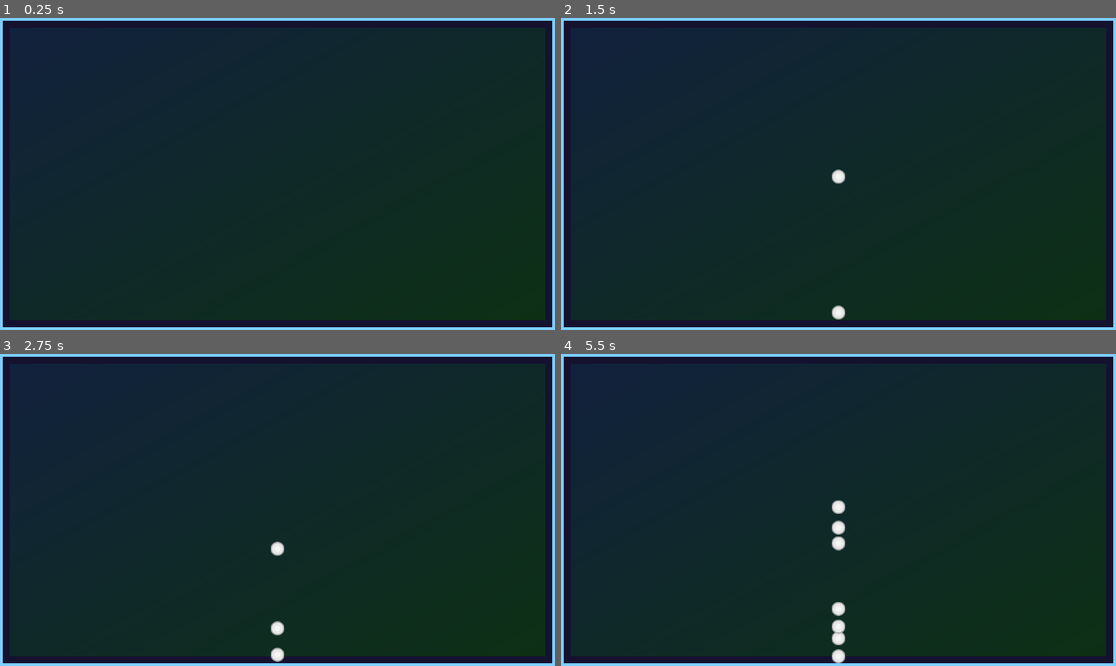
Above: before the commit, frames 1-4 (two rows, left to right).
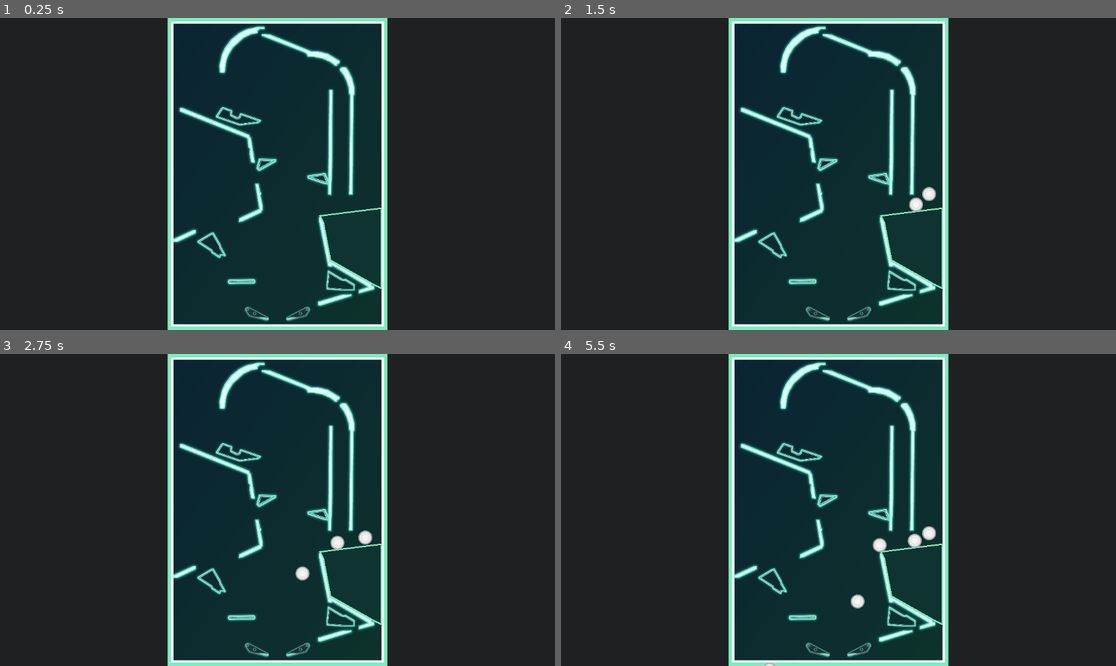
Above: after the commit, the same moments.

Repository: yclobb/Pinb.
Game: Godot game, scene res://node_2d.tscn
Two runs of this game, one before a commit and one after it. Both use one fixed random seed, a clock stepped at 60 frames per second and the inputs below.
Inputs (mouse positions are in pixels of both pictures, inside the frame that each line leads up to):
- Up to frame 1 (0.25 s): no input
- Up to frame 2 (1.5 s): tap Enter at 0.5 s; move the mouse to (960, 158) at 0.52 s; hold D (rightflipper, bound only after the commit) 0.53-1.28 s; tap S (spawnball) at 0.6, 1.35 s; click (960, 158) at 0.67 s; move the mouse to (727, 189) at 1.27 s; hold Down from 1.28 s (still down)
- Up to frame 3 (2.75 s): move the mouse to (333, 441) at 2.02 s; release Down at 2.03 s; hold D (rightflipper, bound only after the commit) from 2.03 s (still down); tap Alt at 2.1 s; tap S (spawnball) at 2.3 s
- Up to frame 4 (5.5 s): move the mouse to (810, 572) at 2.77 s; release D (rightflipper, bound only after the commit) at 2.78 s; hold W (upflipper, bound only after the commit) 2.78-3.53 s; tap Shift at 2.85 s; click (810, 572) at 2.92 s; tap S (spawnball) at 3.05, 3.6, 4.35, 5.3 s; move the mouse to (1005, 556) at 3.52 s; hold A (leftflipper, bound only after the commit) 3.53-5.03 s; move the mouse to (672, 463) at 4.27 s; move the mouse to (866, 510) at 5.02 s; hold Down from 5.03 s (still down); tap Alt at 5.1 s; click (866, 510) at 5.17 s

The runs differ from the first frame. In frame 1, 12% of the frame differs, in the area x 0-100%, y 0-100%; in frame 2, 13%; in frame 3, 13%; in frame 4, 13%.
Error after the commit: Invalid operands 'Vector2' and 'int' in operator '<'. (res://scripts/spawnpinball.gd:16)

Commit message:
err more stuff like first working flipper and expanded layout and some

Diff:
--- a/flipper.tscn
+++ b/flipper.tscn
@@ -1,13 +1,18 @@
-[gd_scene format=3]
+[gd_scene format=3 uid="uid://swkhbp0ovqi0"]
 
-[ext_resource type="Script" path="res://scripts/flipper.gd" id="1_62qx3"]
-[ext_resource type="Texture2D" path="res://art/parts/flipper.png" id="2_mhtlv"]
+[ext_resource type="Script" uid="uid://w7047blxwqq2" path="res://flippermovement.gd" id="1_62qx3"]
+[ext_resource type="Texture2D" uid="uid://bt40ker1oir23" path="res://art/parts/flipper.png" id="2_mhtlv"]
 
 [node name="Flipper" type="AnimatableBody2D" unique_id=1952625933]
 script = ExtResource("1_62qx3")
 
 [node name="Art" type="Sprite2D" parent="." unique_id=778529367]
+texture_filter = 4
+rotation = 0.37176
+scale = Vector2(0.033473, 0.033473)
 texture = ExtResource("2_mhtlv")
+centered = false
+offset = Vector2(-245, -331)
 
 [node name="Shape" type="CollisionPolygon2D" parent="." unique_id=1292365220]
-polygon = PackedVector2Array(8, -142, -40, -136, -45, -136, -80, -118, -82, -118, -128, -78, -129, -78, -147, -7, -148, -7, -148, 47, -148, 68, -129, 128, -129, 131, -65, 198, -65, 199, 123, 299, 125, 299, 194, 358, 194, 359, 232, 376, 232, 377, 1028, 294, 1037, 294, 1328, 255, 1333, 255, 1397, 227, 1398, 227, 1413, 201, 1414, 201, 1431, 135, 1432, 135, 1430, 84, 1430, 79, 1410, 47, 1410, 45, 1362, 10, 1362, 9, 1300, -5, 1300, -6, 383, -106, 366, -106, 170, -135, 170, -136, 8, -143)
+polygon = PackedVector2Array(-4.83, -1.71, -5.29, -0.55, -5.42, 0.18, -5.46, 0.82, -5.41, 1.7, -5.29, 2.24, -5.12, 2.81, -4.81, 3.51, -4.22, 4.46, 2.63, 14.53, 38.15, 24.04, 38.82, 24.12, 39.69, 24.06, 40.32, 23.91, 40.92, 23.68, 41.48, 23.36, 42.17, 22.76, 42.58, 22.27, 42.87, 21.82, 43.1, 21.3, 43.35, 20.31, 43.39, 19.76, 43.24, 18.66, 42.84, 17.64, 42.41, 17, 41.98, 16.54, 41.43, 16.12, 2.75, -4.1, 1.66, -4.53, 0.89, -4.69, -0.03, -4.72, -0.7, -4.66, -1.62, -4.44, -2.57, -4.02, -3.45, -3.39, -4.02, -2.87, -4.43, -2.38)
--- /dev/null
+++ b/flippermovement.gd
@@ -0,0 +1,32 @@
+extends AnimatableBody2D
+@export var hitrange = 50.0
+@export var fliptime = 0.09
+@export var fdirection = "leftflipper" #set to rightflipper if faste right obv
+var flipping = false
+var tween: Tween
+# Called when the node enters the scene tree for the first time.
+func _ready() -> void:
+	pass # Replace with function body.
+
+
+# Called every frame. 'delta' is the elapsed time since the previous frame.
+func _physics_process(delta: float) -> void:
+	if flipping == false:
+		if Input.is_action_pressed("upflipper"):   # one key flips both; fdirection still says which side this flipper is
+			flipping = true
+			if fdirection == "leftflipper":
+				swing(-deg_to_rad(hitrange))
+			elif fdirection == 'rightflipper':
+				swing(+deg_to_rad(hitrange))
+	else:
+		if not Input.is_action_pressed("upflipper"):
+			flipping = false
+			swing(0.0)
+func swing(target: float) -> void:
+	if tween:
+		tween.kill()
+	var time = fliptime * abs(target - rotation) / deg_to_rad(hitrange)
+	tween = create_tween()
+	tween.set_process_mode(Tween.TWEEN_PROCESS_PHYSICS)
+	tween.set_trans(Tween.TRANS_SINE).set_ease(Tween.EASE_IN_OUT)
+	tween.tween_property(self, 'rotation', target, time)
--- /dev/null
+++ b/flippermovement_leftright.gd
@@ -0,0 +1,32 @@
+extends AnimatableBody2D
+@export var hitrange = 50.0
+@export var fliptime = 0.09
+@export var fdirection = "leftflipper" #set to rightflipper if faste right obv
+var flipping = false
+var tween: Tween
+# Called when the node enters the scene tree for the first time.
+func _ready() -> void:
+	pass # Replace with function body.
+
+
+# Called every frame. 'delta' is the elapsed time since the previous frame.
+func _physics_process(delta: float) -> void:
+	if flipping == false:
+		if Input.is_action_pressed(fdirection):
+			flipping = true
+			if fdirection == "leftflipper":
+				swing(-deg_to_rad(hitrange))
+			elif fdirection == 'rightflipper':
+				swing(deg_to_rad(hitrange))
+	else:
+		if not Input.is_action_pressed(fdirection):
+			flipping = false
+			swing(0.0)
+func swing(target: float) -> void:
+	if tween:
+		tween.kill()
+	var time = fliptime * abs(target - rotation) / deg_to_rad(hitrange)
+	tween = create_tween()
+	tween.set_process_mode(Tween.TWEEN_PROCESS_PHYSICS)
+	tween.set_trans(Tween.TRANS_SINE).set_ease(Tween.EASE_IN_OUT)
+	tween.tween_property(self, 'rotation', target, time)
--- a/node_2d.tscn
+++ b/node_2d.tscn
@@ -1,9 +1,26 @@
 [gd_scene format=3 uid="uid://dovvau8mc6bqx"]
 
 [ext_resource type="Script" uid="uid://8q30xp6pf0r1" path="res://scripts/spawnpinball.gd" id="1_wtcfe"]
+[ext_resource type="PackedScene" path="res://parts/fill_r.tscn" id="t_fill_r"]
+[ext_resource type="PackedScene" path="res://parts/fin_l.tscn" id="t_fin_l"]
+[ext_resource type="PackedScene" path="res://parts/fin_r.tscn" id="t_fin_r"]
+[ext_resource type="PackedScene" uid="uid://swkhbp0ovqi0" path="res://flipper.tscn" id="t_flipper"]
+[ext_resource type="PackedScene" path="res://parts/kicker_l.tscn" id="t_kicker_l"]
+[ext_resource type="PackedScene" path="res://parts/kicker_r.tscn" id="t_kicker_r"]
+[ext_resource type="PackedScene" path="res://parts/kicker_tl.tscn" id="t_kicker_tl"]
+[ext_resource type="PackedScene" path="res://parts/wall_1.tscn" id="t_wall_1"]
+[ext_resource type="PackedScene" path="res://parts/wall_2.tscn" id="t_wall_2"]
+[ext_resource type="PackedScene" path="res://parts/wall_3.tscn" id="t_wall_3"]
+[ext_resource type="PackedScene" path="res://parts/wall_4.tscn" id="t_wall_4"]
+[ext_resource type="PackedScene" path="res://parts/wall_5.tscn" id="t_wall_5"]
+[ext_resource type="PackedScene" path="res://parts/wall_6.tscn" id="t_wall_6"]
+[ext_resource type="PackedScene" path="res://parts/wall_7.tscn" id="t_wall_7"]
+[ext_resource type="PackedScene" path="res://parts/wall_8.tscn" id="t_wall_8"]
+[ext_resource type="PackedScene" path="res://parts/wall_9.tscn" id="t_wall_9"]
+[ext_resource type="PackedScene" path="res://parts/windmill.tscn" id="t_windmill"]
 
 [sub_resource type="Gradient" id="Bg_grad"]
-colors = PackedColorArray(0.07, 0.13, 0.24, 1, 0.05, 0.19, 0.08, 1)
+colors = PackedColorArray(0.04, 0.14, 0.2, 1, 0.05, 0.2, 0.17, 1)
 
 [sub_resource type="GradientTexture2D" id="Bg_tex"]
 gradient = SubResource("Bg_grad")
@@ -24,13 +41,12 @@
 offset_right = 1152.0
 offset_bottom = 648.0
 mouse_filter = 2
-color = Color(0.08, 0.07, 0.18, 1)
+color = Color(0.12, 0.125, 0.13, 1)
 
 [node name="Background" type="TextureRect" parent="." unique_id=426054304]
-offset_left = 20.0
-offset_top = 20.0
-offset_right = 1132.0
-offset_bottom = 628.0
+offset_left = 348.0
+offset_right = 804.0
+offset_bottom = 648.0
 mouse_filter = 2
 texture = SubResource("Bg_tex")
 expand_mode = 1
@@ -38,23 +54,83 @@
 [node name="Border" type="StaticBody2D" parent="." unique_id=1896465245]
 
 [node name="Left" type="CollisionShape2D" parent="Border" unique_id=1422965652]
-position = Vector2(-94, 324)
+position = Vector2(260, 324)
 shape = SubResource("Wall_lr")
 
 [node name="Right" type="CollisionShape2D" parent="Border" unique_id=1260350239]
-position = Vector2(1246, 324)
+position = Vector2(892, 324)
 shape = SubResource("Wall_lr")
 
 [node name="Top" type="CollisionShape2D" parent="Border" unique_id=756335295]
-position = Vector2(576, -94)
-shape = SubResource("Wall_tb")
-
-[node name="Bottom" type="CollisionShape2D" parent="Border" unique_id=1190855552]
-position = Vector2(576, 742)
+position = Vector2(576, -88)
 shape = SubResource("Wall_tb")
 
 [node name="Line" type="Line2D" parent="Border" unique_id=352296679]
-points = PackedVector2Array(3, 3, 1149, 3, 1149, 645, 3, 645)
+points = PackedVector2Array(354, 6, 798, 6, 798, 642, 354, 642)
 closed = true
-width = 6.0
-default_color = Color(0.49, 0.811, 1, 1)
+width = 12.0
+default_color = Color(0.482, 0.929, 0.745, 1)
+
+[node name="LineInner" type="Line2D" parent="Border" unique_id=1583920471]
+points = PackedVector2Array(357.5, 9.5, 794.5, 9.5, 794.5, 638.5, 357.5, 638.5)
+closed = true
+width = 5.0
+
+[node name="Table" type="Node2D" parent="." unique_id=352956896]
+
+[node name="wall_1" parent="Table" unique_id=1326027820 instance=ExtResource("t_wall_1")]
+position = Vector2(502.3, 66.1)
+
+[node name="wall_2" parent="Table" unique_id=762459676 instance=ExtResource("t_wall_2")]
+position = Vector2(624.2, 66.1)
+
+[node name="wall_3" parent="Table" unique_id=1303143340 instance=ExtResource("t_wall_3")]
+position = Vector2(720.7, 234.1)
+
+[node name="wall_4" parent="Table" unique_id=1852618007 instance=ExtResource("t_wall_4")]
+position = Vector2(450.9, 243.7)
+
+[node name="wall_5" parent="Table" unique_id=1564589642 instance=ExtResource("t_wall_5")]
+position = Vector2(685.7, 258.5)
+
+[node name="wall_6" parent="Table" unique_id=488106949 instance=ExtResource("t_wall_6")]
+position = Vector2(520.4, 384.1)
+
+[node name="wall_7" parent="Table" unique_id=321310449 instance=ExtResource("t_wall_7")]
+position = Vector2(383.3, 452.5)
+
+[node name="wall_8" parent="Table" unique_id=1348976840 instance=ExtResource("t_wall_8")]
+position = Vector2(719.6, 492.2)
+
+[node name="wall_9" parent="Table" unique_id=1326652084 instance=ExtResource("t_wall_9")]
+position = Vector2(694.7, 585.5)
+
+[node name="kicker_tl" parent="Table" unique_id=1472056227 instance=ExtResource("t_kicker_tl")]
+position = Vector2(495.4, 204.5)
+
+[node name="fin_l" parent="Table" unique_id=503449954 instance=ExtResource("t_fin_l")]
+position = Vector2(553.2, 305.2)
+
+[node name="fin_r" parent="Table" unique_id=899717633 instance=ExtResource("t_fin_r")]
+position = Vector2(660.8, 334.3)
+
+[node name="windmill" parent="Table" unique_id=309230569 instance=ExtResource("t_windmill")]
+position = Vector2(501.8, 547.9)
+
+[node name="kicker_l" parent="Table" unique_id=1276272276 instance=ExtResource("t_kicker_l")]
+position = Vector2(439.3, 472.1)
+
+[node name="kicker_r" parent="Table" unique_id=1629246225 instance=ExtResource("t_kicker_r")]
+position = Vector2(707.4, 545.2)
+
+[node name="flipper_l" parent="Table" unique_id=234838299 instance=ExtResource("t_flipper")]
+position = Vector2(514, 604.6)
+
+[node name="flipper_r" type="Node2D" parent="Table" unique_id=333700708]
+position = Vector2(638, 604.6)
+scale = Vector2(-1, 1)
+
+[node name="Flipper" parent="Table/flipper_r" unique_id=520064827 instance=ExtResource("t_flipper")]
+
+[node name="fill_r" parent="Table" unique_id=578304185 instance=ExtResource("t_fill_r")]
+position = Vector2(728, 480)
--- /dev/null
+++ b/parts/fill_r.tscn
@@ -0,0 +1,16 @@
+[gd_scene format=3]
+
+[node name="fill_r" type="StaticBody2D" unique_id=1053467451]
+
+[node name="Art" type="Polygon2D" parent="." unique_id=1475745473]
+color = Color(0.06, 0.2, 0.19, 1)
+polygon = PackedVector2Array(-64, -69, 64, -85, 64, 82, 43, 71, -42, 23, -57, -56)
+
+[node name="Outline" type="Line2D" parent="." unique_id=1173728989]
+points = PackedVector2Array(-64, -69, 64, -85, 64, 82, 43, 71, -42, 23, -57, -56)
+closed = true
+width = 3.0
+default_color = Color(0.482, 0.929, 0.745, 1)
+
+[node name="Shape" type="CollisionPolygon2D" parent="." unique_id=392441759]
+polygon = PackedVector2Array(-64, -69, 64, -85, 64, 82, 43, 71, -42, 23, -57, -56)
--- /dev/null
+++ b/parts/fin_l.tscn
@@ -0,0 +1,12 @@
+[gd_scene format=3]
+
+[ext_resource type="Texture2D" path="res://art/parts/fin_l.png" id="1_art"]
+
+[node name="fin_l" type="StaticBody2D" unique_id=1351976312]
+
+[node name="Art" type="Sprite2D" parent="." unique_id=232847736]
+scale = Vector2(0.2650, 0.2650)
+texture = ExtResource("1_art")
+
+[node name="Shape" type="CollisionPolygon2D" parent="." unique_id=1339319143]
+polygon = PackedVector2Array(-20.7, 7.4, -16.4, 12.7, -13.2, 12.7, 20.7, -6.4, 20.7, -11.7, -15.4, -12.7)
--- /dev/null
+++ b/parts/fin_r.tscn
@@ -0,0 +1,12 @@
+[gd_scene format=3]
+
+[ext_resource type="Texture2D" path="res://art/parts/fin_r.png" id="1_art"]
+
+[node name="fin_r" type="StaticBody2D" unique_id=1357440634]
+
+[node name="Art" type="Sprite2D" parent="." unique_id=951864842]
+scale = Vector2(0.2650, 0.2650)
+texture = ExtResource("1_art")
+
+[node name="Shape" type="CollisionPolygon2D" parent="." unique_id=206492238]
+polygon = PackedVector2Array(22.3, 12.2, 22.3, 4.8, 14.8, -12.2, -22.3, -6.9, -22.3, -1.6, -19.1, 0.5, 12.7, 11.1)
--- /dev/null
+++ b/parts/kicker_l.tscn
@@ -0,0 +1,12 @@
+[gd_scene format=3]
+
+[ext_resource type="Texture2D" path="res://art/parts/kicker_l.png" id="1_art"]
+
+[node name="kicker_l" type="StaticBody2D" unique_id=1943546981]
+
+[node name="Art" type="Sprite2D" parent="." unique_id=385990742]
+scale = Vector2(0.1988, 0.1988)
+texture = ExtResource("1_art")
+
+[node name="Shape" type="CollisionPolygon2D" parent="." unique_id=721931211]
+polygon = PackedVector2Array(-29.4, -8.3, -28.6, -5.2, -1.6, 12.3, 0.0, 16.3, 15.9, 26.6, 18.3, 26.6, 19.1, 22.7, 21.5, 21.1, 23.9, 21.1, 26.2, 23.5, 29.4, 22.7, 29.4, 20.3, 19.9, 3.6, 18.3, -2.0, 4.0, -26.6, -1.6, -25.0)
--- /dev/null
+++ b/parts/kicker_r.tscn
@@ -0,0 +1,12 @@
+[gd_scene format=3]
+
+[ext_resource type="Texture2D" path="res://art/parts/kicker_r.png" id="1_art"]
+
+[node name="kicker_r" type="StaticBody2D" unique_id=1000094241]
+
+[node name="Art" type="Sprite2D" parent="." unique_id=409785426]
+scale = Vector2(0.1988, 0.1988)
+texture = ExtResource("1_art")
+
+[node name="Shape" type="CollisionPolygon2D" parent="." unique_id=1261114102]
+polygon = PackedVector2Array(-26.2, -21.1, -29.4, 10.7, -28.6, 18.7, 3.2, 21.1, 28.6, 21.1, 29.4, 8.3, 9.5, -3.6, 7.2, -2.0, 4.0, -2.8)
--- /dev/null
+++ b/parts/kicker_tl.tscn
@@ -0,0 +1,12 @@
+[gd_scene format=3]
+
+[ext_resource type="Texture2D" path="res://art/parts/kicker_tl.png" id="1_art"]
+
+[node name="kicker_tl" type="StaticBody2D" unique_id=579402028]
+
+[node name="Art" type="Sprite2D" parent="." unique_id=1454258844]
+scale = Vector2(0.1988, 0.1988)
+texture = ExtResource("1_art")
+
+[node name="Shape" type="CollisionPolygon2D" parent="." unique_id=1447402586]
+polygon = PackedVector2Array(-46.9, -0.8, -46.9, 2.4, 1.6, 19.1, 41.3, 14.3, 46.9, 9.5, 46.9, 8.0, 5.6, -6.4, 3.2, -5.6, 0.8, 0.8, -2.4, 2.4, -15.1, -4.0, -12.7, -9.5, -13.5, -12.7, -31.8, -19.1, -35.0, -18.3)
--- /dev/null
+++ b/parts/wall_1.tscn
@@ -0,0 +1,12 @@
+[gd_scene format=3]
+
+[ext_resource type="Texture2D" path="res://art/parts/wall_1.png" id="1_art"]
+
+[node name="wall_1" type="StaticBody2D" unique_id=795425564]
+
+[node name="Art" type="Sprite2D" parent="." unique_id=423946139]
+scale = Vector2(0.2650, 0.2650)
+texture = ExtResource("1_art")
+
+[node name="Shape" type="CollisionPolygon2D" parent="." unique_id=947876999]
+polygon = PackedVector2Array(46.1, -48.2, 32.3, -48.2, 9.0, -42.9, -5.8, -35.5, -22.8, -21.7, -35.5, -4.8, -41.9, 9.0, -47.2, 32.3, -46.1, 47.2, -37.6, 48.2, -35.5, 46.1, -32.3, 22.8, -28.1, 11.1, -18.6, -4.8, 3.7, -24.9, 19.6, -32.3, 32.3, -34.5, 32.3, -38.7, 36.6, -42.9, 47.2, -42.9)
--- /dev/null
+++ b/parts/wall_2.tscn
@@ -0,0 +1,12 @@
+[gd_scene format=3]
+
+[ext_resource type="Texture2D" path="res://art/parts/wall_2.png" id="1_art"]
+
+[node name="wall_2" type="StaticBody2D" unique_id=1497871144]
+
+[node name="Art" type="Sprite2D" parent="." unique_id=203694312]
+scale = Vector2(0.2650, 0.2650)
+texture = ExtResource("1_art")
+
+[node name="Shape" type="CollisionPolygon2D" parent="." unique_id=255555737]
+polygon = PackedVector2Array(-81.1, -33.4, -81.1, -29.2, 8.0, 5.8, 12.2, 9.0, 14.3, 14.3, 24.9, 14.3, 46.1, 18.6, 62.0, 26.0, 71.5, 33.4, 75.8, 33.4, 75.8, 31.3, 81.1, 27.0, 81.1, 22.8, 56.7, 8.0, 35.5, 2.7, 21.7, 2.7, -64.1, -32.3)
--- /dev/null
+++ b/parts/wall_3.tscn
@@ -0,0 +1,12 @@
+[gd_scene format=3]
+
+[ext_resource type="Texture2D" path="res://art/parts/wall_3.png" id="1_art"]
+
+[node name="wall_3" type="StaticBody2D" unique_id=1863673106]
+
+[node name="Art" type="Sprite2D" parent="." unique_id=1250797845]
+scale = Vector2(0.2650, 0.2650)
+texture = ExtResource("1_art")
+
+[node name="Shape" type="CollisionPolygon2D" parent="." unique_id=302142728]
+polygon = PackedVector2Array(-11.1, -132.5, -15.4, -129.3, -15.4, -125.1, -8.0, -115.5, -1.6, -102.8, 2.7, -89.0, 3.7, -76.3, 5.8, -74.2, 3.7, 132.5, 11.1, 132.5, 13.2, -73.1, 15.4, -75.3, 15.4, -90.1, 10.1, -110.2, 2.7, -125.1, -2.7, -132.5)
--- /dev/null
+++ b/parts/wall_4.tscn
@@ -0,0 +1,12 @@
+[gd_scene format=3]
+
+[ext_resource type="Texture2D" path="res://art/parts/wall_4.png" id="1_art"]
+
+[node name="wall_4" type="StaticBody2D" unique_id=885310972]
+
+[node name="Art" type="Sprite2D" parent="." unique_id=1351527726]
+scale = Vector2(0.2650, 0.2650)
+texture = ExtResource("1_art")
+
+[node name="Shape" type="CollisionPolygon2D" parent="." unique_id=224551738]
+polygon = PackedVector2Array(-77.4, -57.2, -78.4, -49.8, 60.4, 5.3, 62.5, 7.4, 64.7, 25.4, 67.8, 28.6, 66.8, 37.1, 70.0, 56.2, 78.4, 57.2, 70.0, 4.2, 66.8, 2.1, 66.8, -1.1, -72.1, -57.2)
--- /dev/null
+++ b/parts/wall_5.tscn
@@ -0,0 +1,12 @@
+[gd_scene format=3]
+
+[ext_resource type="Texture2D" path="res://art/parts/wall_5.png" id="1_art"]
+
+[node name="wall_5" type="StaticBody2D" unique_id=1189709946]
+
+[node name="Art" type="Sprite2D" parent="." unique_id=561060838]
+scale = Vector2(0.2650, 0.2650)
+texture = ExtResource("1_art")
+
+[node name="Shape" type="CollisionPolygon2D" parent="." unique_id=180521324]
+polygon = PackedVector2Array(-2.7, -109.2, -4.8, 108.1, 1.6, 109.2, 3.7, 51.9, 4.8, -109.2)
--- /dev/null
+++ b/parts/wall_6.tscn
@@ -0,0 +1,12 @@
+[gd_scene format=3]
+
+[ext_resource type="Texture2D" path="res://art/parts/wall_6.png" id="1_art"]
+
+[node name="wall_6" type="StaticBody2D" unique_id=284570285]
+
+[node name="Art" type="Sprite2D" parent="." unique_id=1031247021]
+scale = Vector2(0.2650, 0.2650)
+texture = ExtResource("1_art")
+
+[node name="Shape" type="CollisionPolygon2D" parent="." unique_id=998017869]
+polygon = PackedVector2Array(16.4, -39.8, 9.0, -39.8, 17.5, 12.2, -23.9, 31.3, -24.9, 39.8, -17.5, 38.7, 22.8, 19.6, 22.8, 16.4, 24.9, 15.4, 24.9, 4.8, 20.7, -14.3, 21.7, -21.7, 19.6, -22.8)
--- /dev/null
+++ b/parts/wall_7.tscn
@@ -0,0 +1,12 @@
+[gd_scene format=3]
+
+[ext_resource type="Texture2D" path="res://art/parts/wall_7.png" id="1_art"]
+
+[node name="wall_7" type="StaticBody2D" unique_id=250013383]
+
+[node name="Art" type="Sprite2D" parent="." unique_id=616819858]
+scale = Vector2(0.2650, 0.2650)
+texture = ExtResource("1_art")
+
+[node name="Shape" type="CollisionPolygon2D" parent="." unique_id=294804716]
+polygon = PackedVector2Array(23.3, -12.7, 18.0, -12.7, -23.3, 6.4, -23.3, 12.7, -14.8, 12.7, 23.3, -5.3)
--- /dev/null
+++ b/parts/wall_8.tscn
@@ -0,0 +1,12 @@
+[gd_scene format=3]
+
+[ext_resource type="Texture2D" path="res://art/parts/wall_8.png" id="1_art"]
+
+[node name="wall_8" type="StaticBody2D" unique_id=1283364967]
+
+[node name="Art" type="Sprite2D" parent="." unique_id=1011648019]
+scale = Vector2(0.2650, 0.2650)
+texture = ExtResource("1_art")
+
+[node name="Shape" type="CollisionPolygon2D" parent="." unique_id=226938843]
+polygon = PackedVector2Array(-55.7, -80.0, -57.8, -77.9, -57.8, -70.5, -38.7, 23.9, -32.3, 24.9, -29.2, 22.8, 44.0, 66.2, 24.9, 72.6, 24.9, 80.0, 56.7, 71.5, 57.8, 66.2, 56.7, 64.1, 52.5, 63.1, 51.4, 58.8, -33.4, 11.1, -48.2, -68.4, -40.8, -67.3, -2.7, -52.5, 3.7, -52.5, 3.7, -59.9, -47.2, -79.0)
--- /dev/null
+++ b/parts/wall_9.tscn
@@ -0,0 +1,12 @@
+[gd_scene format=3]
+
+[ext_resource type="Texture2D" path="res://art/parts/wall_9.png" id="1_art"]
+
+[node name="wall_9" type="StaticBody2D" unique_id=1875651415]
+
+[node name="Art" type="Sprite2D" parent="." unique_id=1314302567]
+scale = Vector2(0.2650, 0.2650)
+texture = ExtResource("1_art")
+
+[node name="Shape" type="CollisionPolygon2D" parent="." unique_id=365862673]
+polygon = PackedVector2Array(35.0, -12.2, 14.8, -11.1, -35.0, 3.7, -35.0, 11.1, -29.7, 12.2, 35.0, -8.0)
--- /dev/null
+++ b/parts/windmill.tscn
@@ -0,0 +1,12 @@
+[gd_scene format=3]
+
+[ext_resource type="Texture2D" path="res://art/parts/windmill.png" id="1_art"]
+
+[node name="windmill" type="AnimatableBody2D" unique_id=574769608]
+
+[node name="Art" type="Sprite2D" parent="." unique_id=200035544]
+scale = Vector2(0.2650, 0.2650)
+texture = ExtResource("1_art")
+
+[node name="Shape" type="CollisionPolygon2D" parent="." unique_id=1295428767]
+polygon = PackedVector2Array(-28.6, -1.1, -28.6, 2.1, -25.4, 5.3, 26.5, 4.2, 28.6, 2.1, 28.6, -3.2, 25.4, -5.3, -26.5, -4.2)
--- a/project.godot
+++ b/project.godot
@@ -25,3 +25,22 @@
 "events": [Object(InputEventKey,"resource_local_to_scene":false,"resource_name":"","device":-1,"window_id":0,"alt_press …(192 unchanged characters)…
 ]
 }
+leftflipper={
+"deadzone": 0.2,
+"events": [Object(InputEventKey,"resource_local_to_scene":false,"resource_name":"","device":-1,"window_id":0,"alt_pressed":false,"shift_pressed":false,"ctrl_pressed":false,"meta_pressed":false,"pressed":false,"keycode":0,"physical_keycode":65,"key_label":0,"unicode":97,"location":0,"echo":false,"script":null)
+, Object(InputEventKey,"resource_local_to_scene":false,"resource_name":"","device":-1,"window_id":0,"alt_pressed":false,"shift_pressed":false,"ctrl_pressed":false,"meta_pressed":false,"pressed":false,"keycode":0,"physical_keycode":4194319,"key_label":0,"unicode":0,"location":0,"echo":false,"script":null)
+]
+}
+rightflipper={
+"deadzone": 0.2,
+"events": [Object(InputEventKey,"resource_local_to_scene":false,"resource_name":"","device":-1,"window_id":0,"alt_pressed":false,"shift_pressed":false,"ctrl_pressed":false,"meta_pressed":false,"pressed":false,"keycode":0,"physical_keycode":68,"key_label":0,"unicode":100,"location":0,"echo":false,"script":null)
+, Object(InputEventKey,"resource_local_to_scene":false,"resource_name":"","device":-1,"window_id":0,"alt_pressed":false,"shift_pressed":false,"ctrl_pressed":false,"meta_pressed":false,"pressed":false,"keycode":0,"physical_keycode":4194321,"key_label":0,"unicode":0,"location":0,"echo":false,"script":null)
+]
+}
+upflipper={
+"deadzone": 0.2,
+"events": [Object(InputEventKey,"resource_local_to_scene":false,"resource_name":"","device":-1,"window_id":0,"alt_pressed":false,"shift_pressed":false,"ctrl_pressed":false,"meta_pressed":false,"pressed":false,"keycode":0,"physical_keycode":87,"key_label":0,"unicode":119,"location":0,"echo":false,"script":null)
+, Object(InputEventKey,"resource_local_to_scene":false,"resource_name":"","device":-1,"window_id":0,"alt_pressed":false,"shift_pressed":false,"ctrl_pressed":false,"meta_pressed":false,"pressed":false,"keycode":0,"physical_keycode":32,"key_label":0,"unicode":32,"location":0,"echo":false,"script":null)
+, Object(InputEventKey,"resource_local_to_scene":false,"resource_name":"","device":-1,"window_id":0,"alt_pressed":false,"shift_pressed":false,"ctrl_pressed":false,"meta_pressed":false,"pressed":false,"keycode":0,"physical_keycode":4194320,"key_label":0,"unicode":0,"location":0,"echo":false,"script":null)
+]
+}
--- a/scripts/flipper.gd
+++ /dev/null
@@ -1,27 +0,0 @@
-extends AnimatableBody2D
-## One flipper. Rotate THIS node to flip (rotation 0 = resting). Mirror with right_side.
-
-@export var right_side: bool = false
-@export var rest_deg: float = 30.0      ## resting angle, pointing down toward the centre
-@export var length_px: float = 48.0     ## pivot-to-tip length in game pixels (mods can change this)
-
-const ART_PIVOT := Vector2(245, 331)    ## pin centre in flipper.png
-const ART_LENGTH := 1434.0              ## pin-to-tip length in flipper.png
-const ART_ANGLE_DEG := 3.7              ## the art itself leans down this much
-
-
-func _ready() -> void:
-	var s: float = length_px / ART_LENGTH
-	var rot: float = deg_to_rad(rest_deg - ART_ANGLE_DEG)
-	var side: float = -1.0 if right_side else 1.0
-	var art: Sprite2D = $Art
-	art.centered = false
-	art.texture_filter = CanvasItem.TEXTURE_FILTER_LINEAR_WITH_MIPMAPS   # smooth when shrunk to game size
-	art.offset = -ART_PIVOT
-	art.scale = Vector2(s * side, s)
-	art.rotation = rot * side
-	var col: CollisionPolygon2D = $Shape
-	var pts := PackedVector2Array()
-	for p in col.polygon:   # polygon is stored in art pixels relative to the pin
-		pts.append((Vector2(p.x * side, p.y) * s).rotated(rot * side))
-	col.polygon = pts
--- a/scripts/spawnpinball.gd
+++ b/scripts/spawnpinball.gd
@@ -11,5 +11,7 @@
 func _process(delta: float) -> void:
 	if Input.is_action_just_pressed("spawnball"):
 		var ball = spawnball.instantiate()
-		ball.position = Vector2(576, 324)
+		ball.position = Vector2(764, 360)   # right of the chute (Lucas's circle)
 		add_child(ball)
+		if ball.position < 680:
+			queue_free()
Binary file added: art/parts/fin_l.png
Not shown, added: art/parts/fin_l.png.import
Binary file added: art/parts/fin_r.png
Not shown, added: art/parts/fin_r.png.import
Binary file added: art/parts/kicker_l.png
Not shown, added: art/parts/kicker_l.png.import
Binary file added: art/parts/kicker_r.png
Not shown, added: art/parts/kicker_r.png.import
Binary file added: art/parts/kicker_tl.png
Not shown, added: art/parts/kicker_tl.png.import
Binary file added: art/parts/wall_1.png
Not shown, added: art/parts/wall_1.png.import
(and 21 more such lines)
